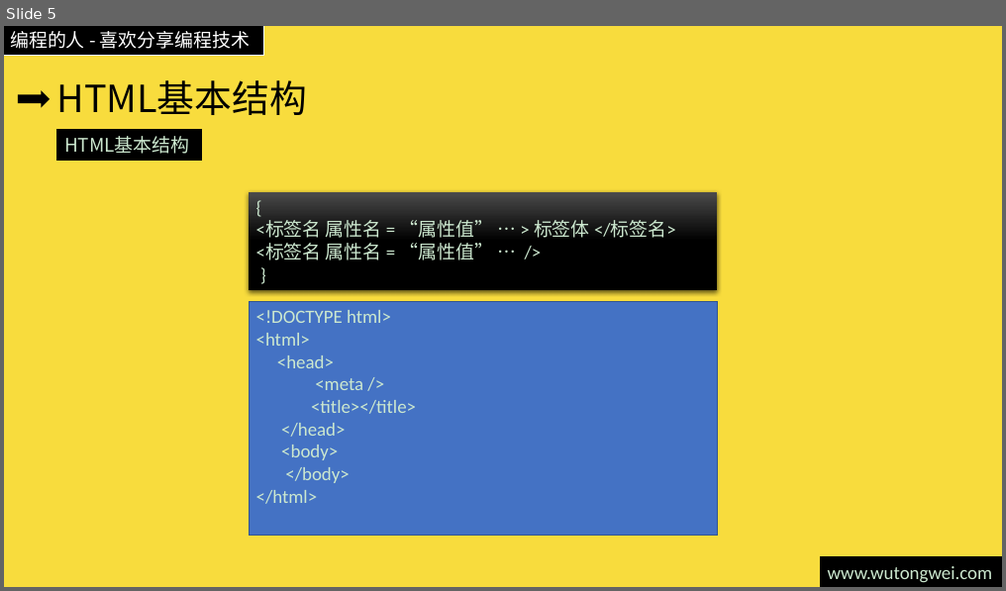
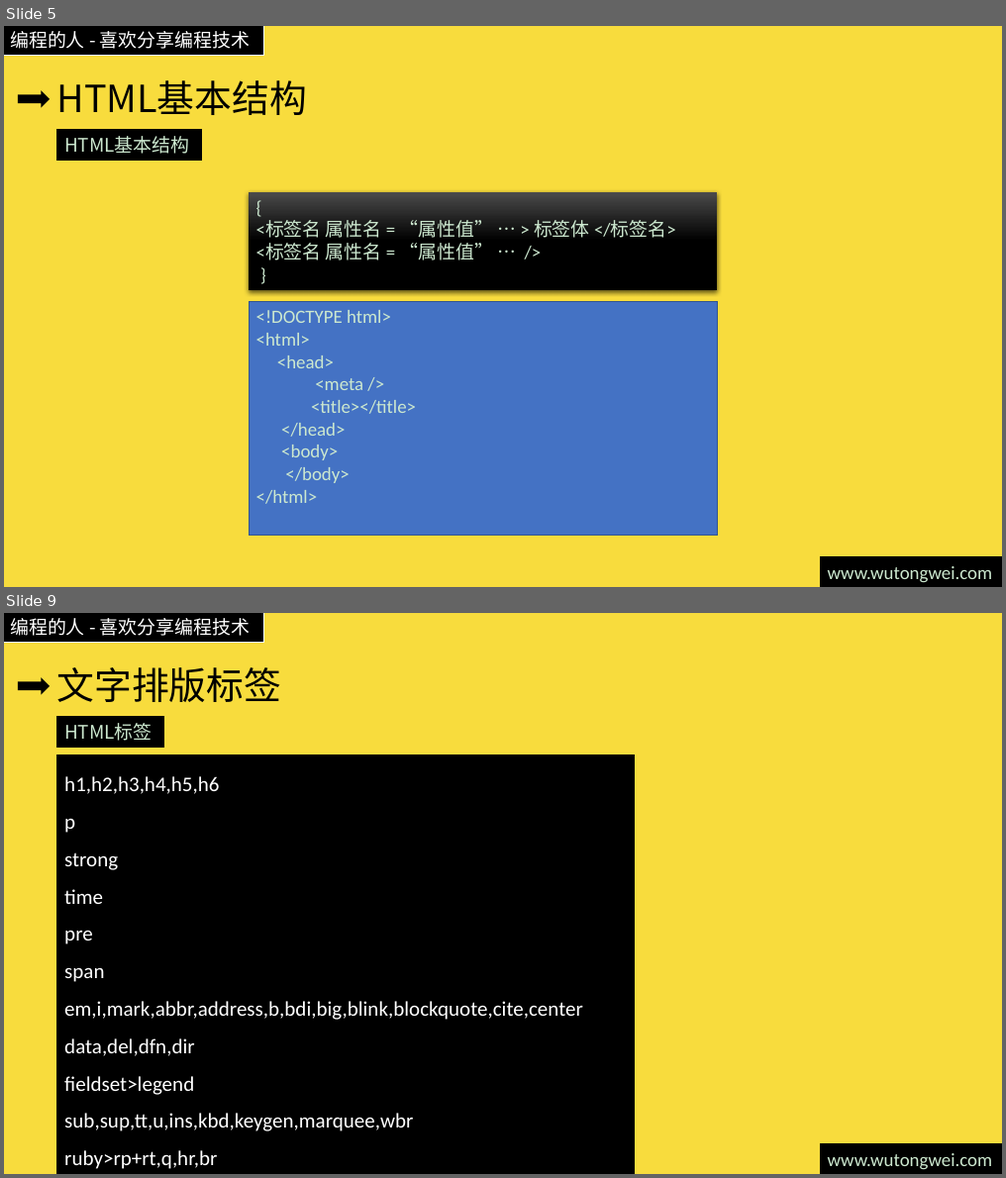
Before and after one commit to willculture/training, a slide deck: ppt/front-end/HTML5.pptx. Shown one above the other, each under a label of ours: slide 5 before the commit, slides 5 and 9 after it; the slides between them are not shown. The pictures are 1006x591 and 1006x1178 pixels, drawn with LibreOffice and Linux fonts; fonts in the diff are those of the drawing. Boxes give left, top, right and bottom in pixels: in the first picture for what was removed or moved away, otherwise in the second. Text is boxed around its words. In the diff, an @@ line names an element or a change of style, - is before the commit and + after.

Commit message:
更新html5需要学习标签

```diff
--- a/ppt/front-end/HTML5.pptx
+++ b/ppt/front-end/HTML5.pptx
@@ slide 9 added at bbox=[4, 613, 1002, 1174], background #F8DC3D; not listed: 3 template elements that a slide beside it also shows @@
@@ title added at bbox=[56, 667, 281, 702], 36 pt, text #000000 @@
+文字排版标签
@@ rectangle added at bbox=[57, 716, 163, 747], fill #000000, outline #000000 1 pt, 18 pt, text #CCE8CF @@
+HTML标签
@@ rectangle added at bbox=[57, 756, 634, 1174], fill #000000, outline #000000 1 pt, 20 pt, text #CCE8CF @@
+h1,h2,h3,h4,h5,h6
+p
+strong
+time
+pre
+span
+em,i,mark,abbr,address,b,bdi,big,blink,blockquote,cite,center
+data,del,dfn,dir
+fieldset>legend
+sub,sup,tt,u,ins,kbd,keygen,marquee,wbr
+ruby>rp+rt,q,hr,br
```
Also in this commit, not shown: 1 slide changed, 9 other slides added.
